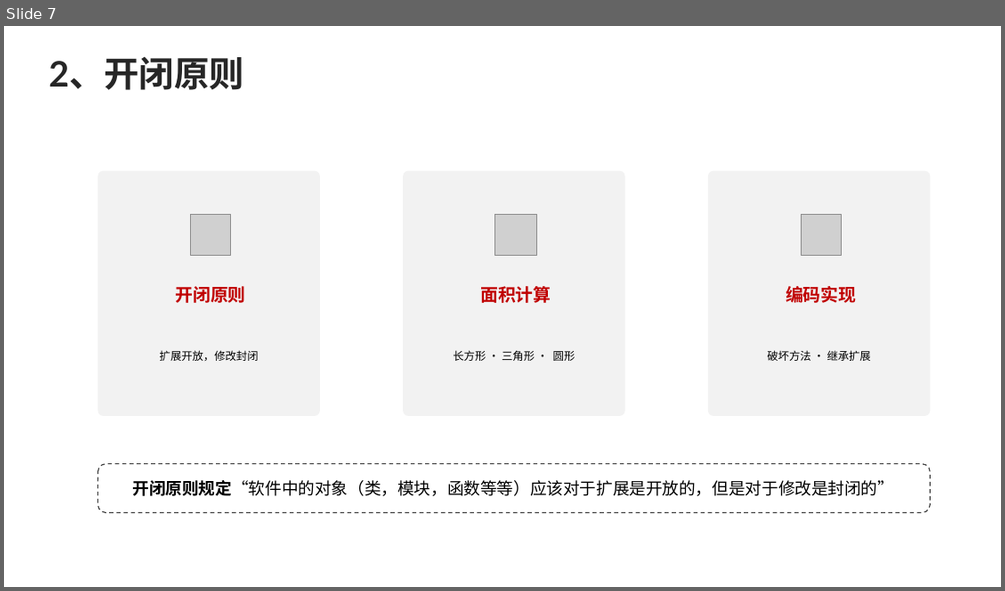
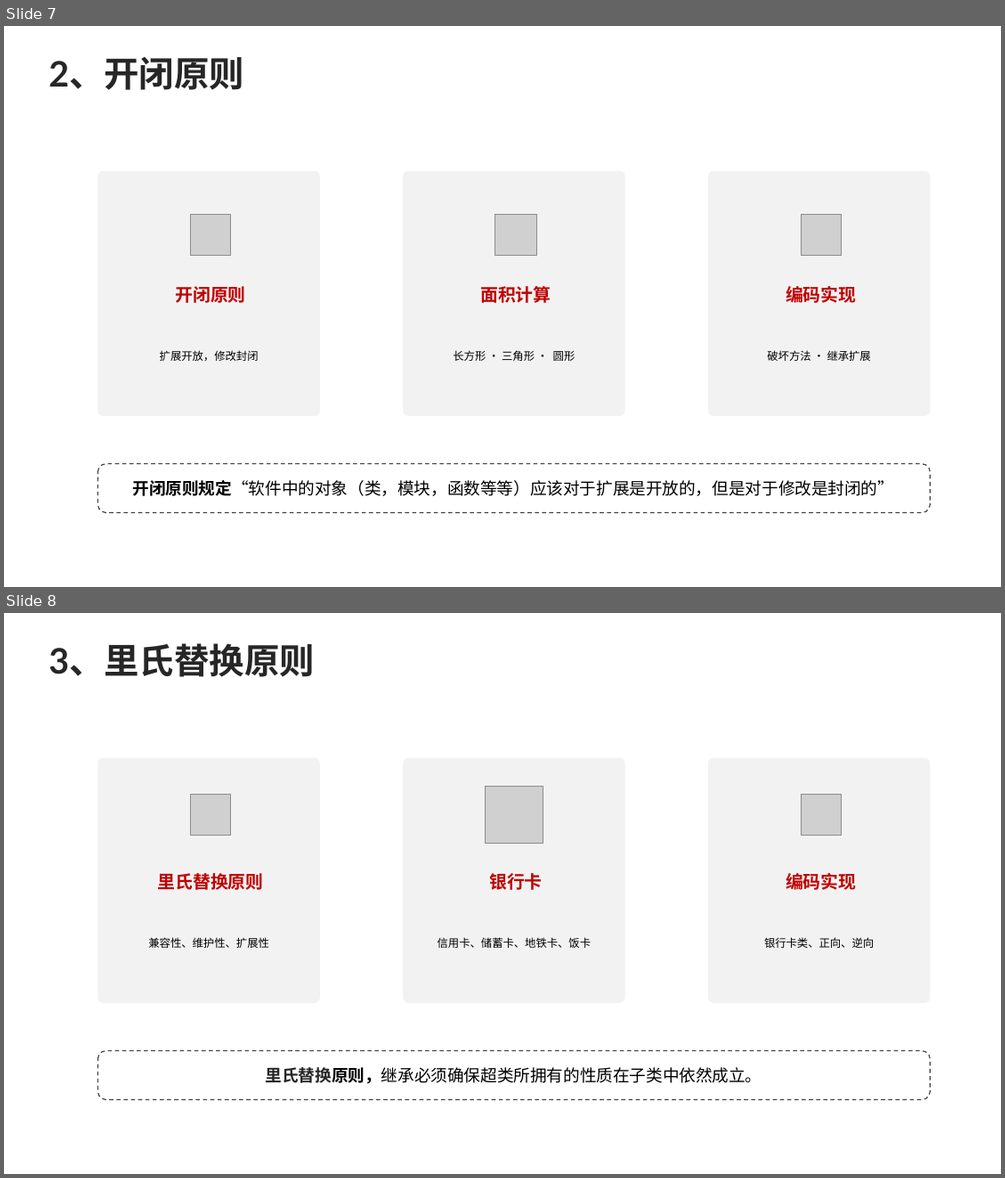
Before and after one commit to fuzhengwei/CodeDesignTutorials, a slide deck: docs/assets/图稿.pptx. Shown one above the other, each under a label of ours: slide 7 before the commit, slides 7 and 8 after it. The pictures are 1005x591 and 1005x1178 pixels, drawn with LibreOffice and Linux fonts; fonts in the diff are those of the drawing; grey boxes stand for pictures. Boxes give left, top, right and bottom in pixels: in the first picture for what was removed or moved away, otherwise in the second. Text is boxed around its words. In the diff, an @@ line names an element or a change of style, - is before the commit and + after.

Commit message:
小傅哥，feat：《重学Java设计模式》第二章：六大设计原则【里氏替换原则】

```diff
--- a/docs/assets/图稿.pptx
+++ b/docs/assets/图稿.pptx
@@ slide 8 added at [4, 613, 1001, 1174], background #FFFFFF @@
@@ text added at [48, 643, 315, 677], 33.9 pt, text #262626, bold @@
+3、里氏替换原则
@@ rounded rectangle added at [98, 758, 320, 1004], fill #F2F2F2 @@
@@ rounded rectangle added at [404, 758, 625, 1004], fill #F2F2F2 @@
@@ rounded rectangle added at [708, 758, 930, 1004], fill #F2F2F2 @@
@@ picture added at [190, 795, 231, 835] @@
@@ picture added at [485, 786, 543, 844] @@
@@ picture added at [801, 795, 841, 835] @@
@@ text added at [158, 873, 264, 890], 16.9 pt, text #C00000, bold @@
+里氏替换原则
@@ text added at [489, 873, 542, 890], 16.9 pt, text #C00000, bold @@
+银行卡
@@ text added at [785, 873, 856, 890], 16.9 pt, text #C00000, bold @@
+编码实现
@@ text added at [148, 937, 269, 948], 10.6 pt, text #000000 @@
+兼容性、维护性、扩展性
@@ text added at [437, 937, 591, 948], 10.6 pt, text #000000 @@
+信用卡、储蓄卡、地铁卡、饭卡
@@ text added at [764, 937, 874, 948], 10.6 pt, text #000000 @@
+银行卡类、正向、逆向
@@ rounded rectangle added at [98, 1051, 930, 1099], outline #404040 1 pt dashed, 16 pt, text #000000 @@
+里氏替换原则，继承必须确保超类所拥有的性质在子类中依然成立。
```
Also in this commit, not shown: 2 other slides added, 9 other files.
